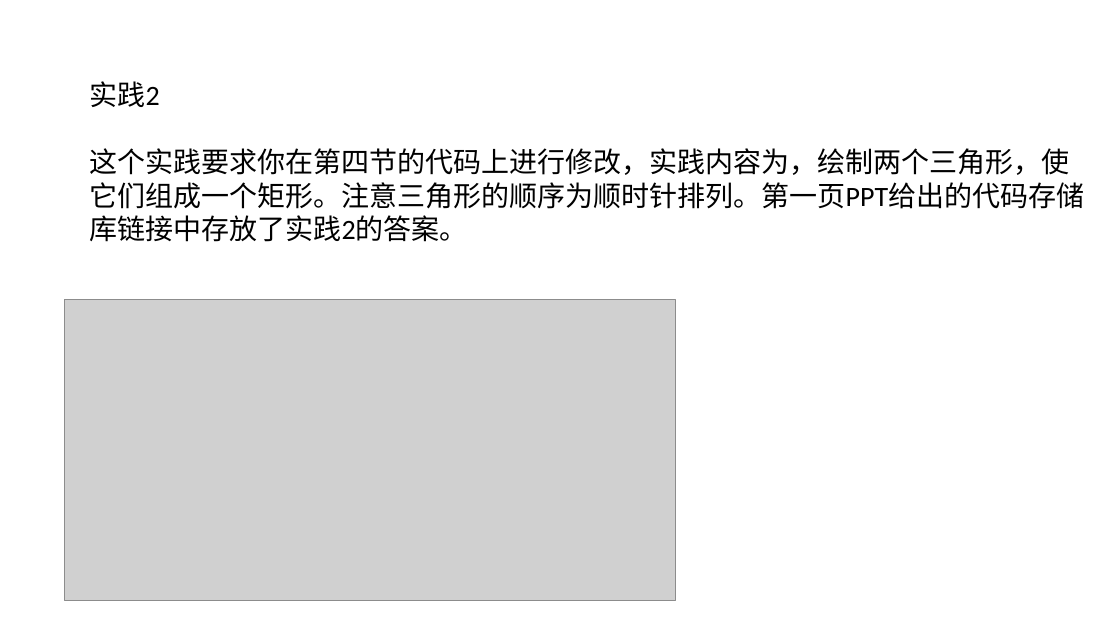
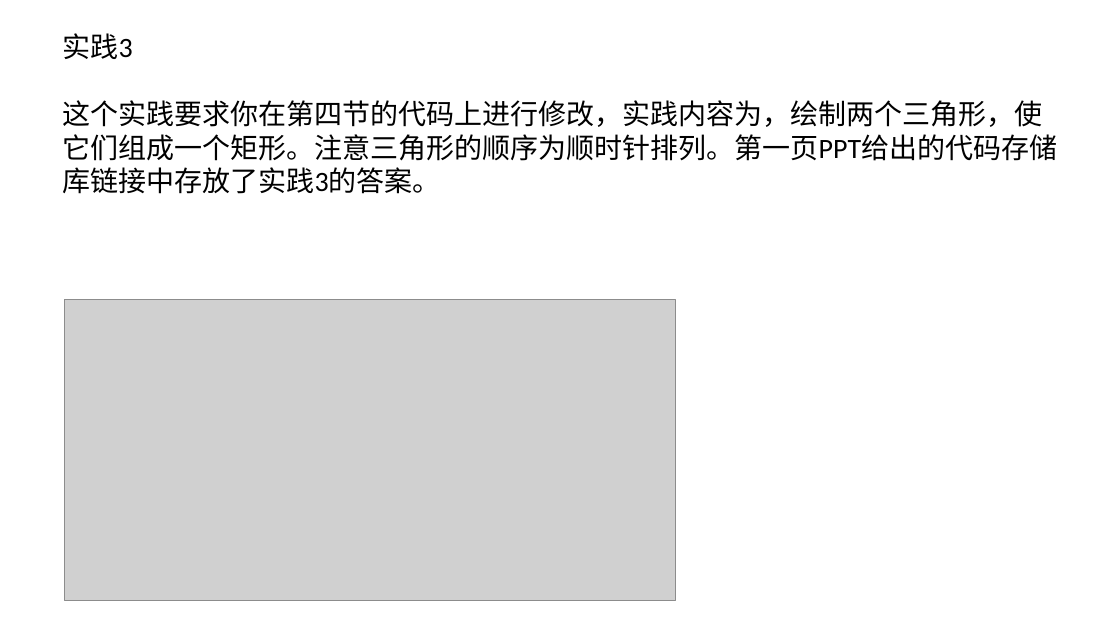
Before and after one commit to lvcheng1229/Rasterization, a slide deck: slide 24 of Rasterrization.pptx (slide 23 before the commit). Drawn at 1120x630 pixels with LibreOffice and Linux fonts; fonts in the diff are those of the drawing; grey boxes stand for pictures. Boxes give left, top, right and bottom in pixels: in the first picture for what was removed or moved away, otherwise in the second. Text is boxed around its words. In the diff, an @@ line names an element or a change of style, - is before the commit and + after.

```diff
--- a/Rasterrization.pptx
+++ b/Rasterrization.pptx
@@ text at [63, 33, 1057, 194]: text changed @@
-实践2
-这个实践要求你在第四节的代码上进行修改，实践内容为，绘制两个三角形，使它们组成一个矩形。注意三角形的顺序为顺时针排列。第一页PPT给出的代码存储库链接中存放了实践2的答案。
+实践3
+这个实践要求你在第四节的代码上进行修改，实践内容为，绘制两个三角形，使它们组成一个矩形。注意三角形的顺序为顺时针排列。第一页PPT给出的代码存储库链接中存放了实践3的答案。
```
Also in this commit, not shown: 2 other slides changed, 1 slide added, 4 other files.
